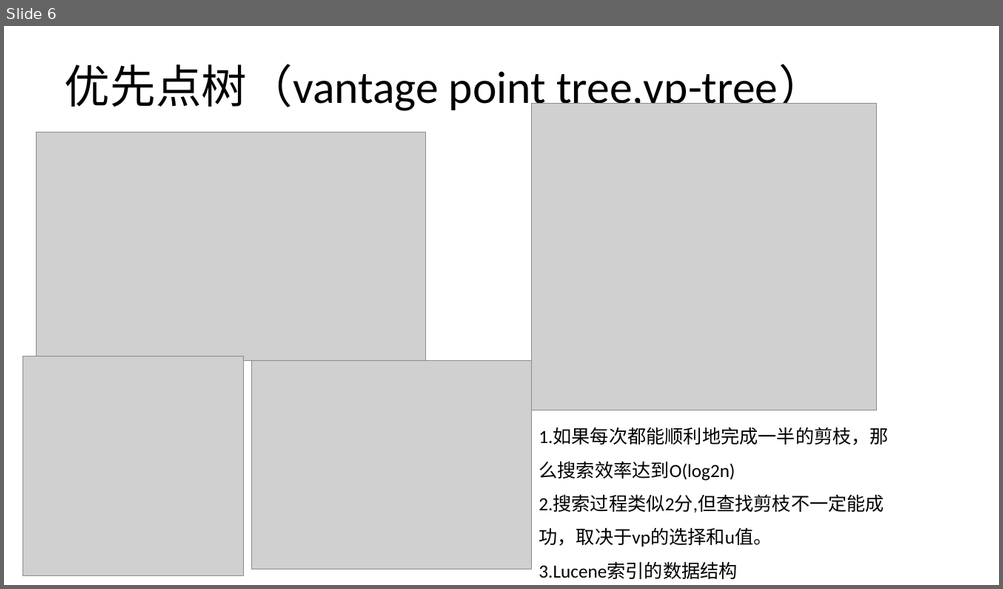
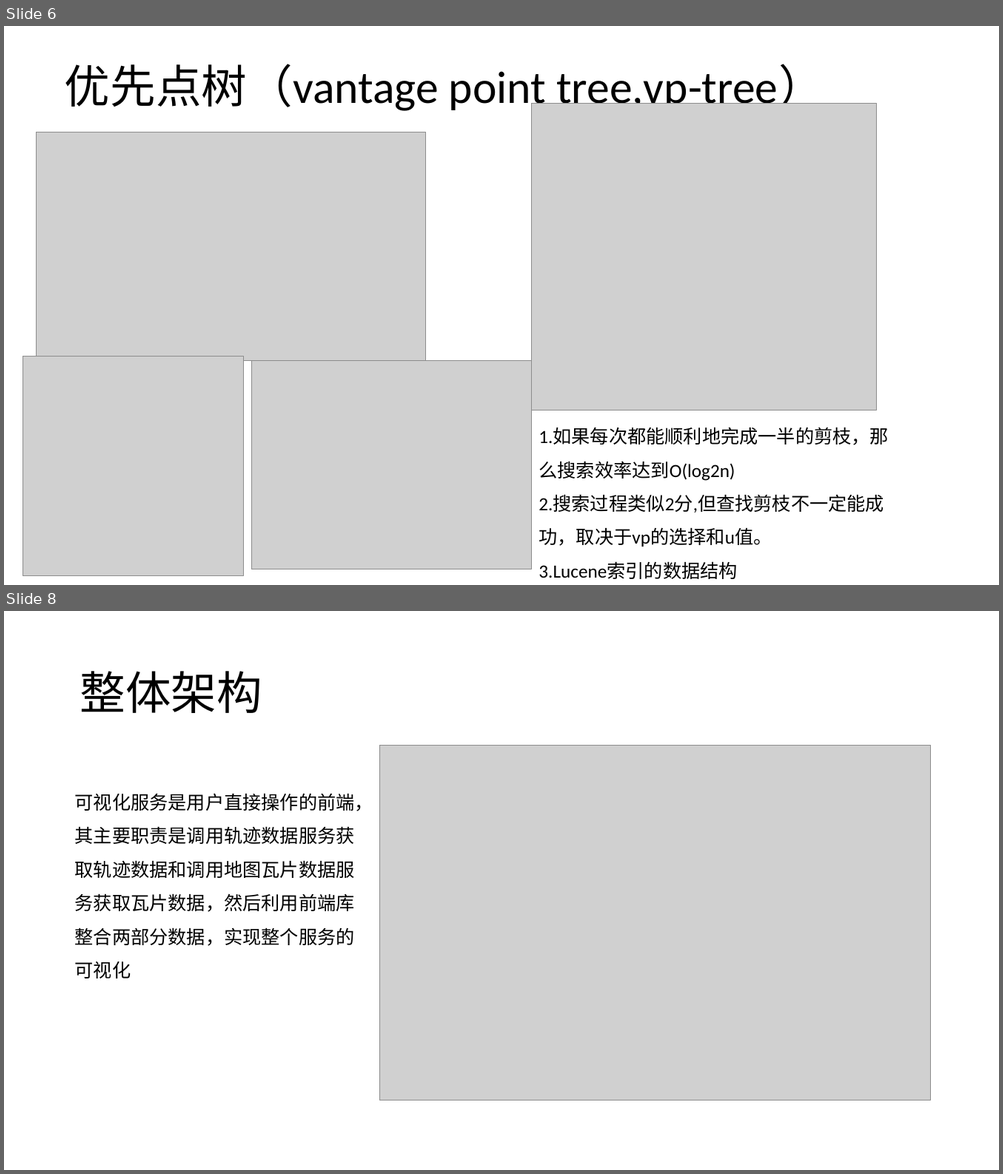
Before and after one commit to hc2013/graduate-article-latex, a slide deck: 地理轨迹相似性分析服务的设计和.pptx. Shown one above the other, each under a label of ours: slide 6 before the commit, slides 6 and 8 after it; the slides between them are not shown. The pictures are 1003x589 and 1003x1174 pixels, drawn with LibreOffice and Linux fonts; fonts in the diff are those of the drawing; grey boxes stand for pictures. Boxes give left, top, right and bottom in pixels: in the first picture for what was removed or moved away, otherwise in the second. Text is boxed around its words. In the diff, an @@ line names an element or a change of style, - is before the commit and + after.

```diff
--- a/地理轨迹相似性分析服务的设计和.pptx
+++ b/地理轨迹相似性分析服务的设计和.pptx
@@ slide 8 added at (x1=4, y1=611, x2=999, y2=1170), background #FFFFFF @@
@@ title added at (x1=79, y1=671, x2=262, y2=713), 44 pt, text #000000 @@
+整体架构
@@ picture added at (x1=380, y1=745, x2=930, y2=1100) @@
@@ text added at (x1=75, y1=793, x2=373, y2=979), 18 pt, text #000000 @@
+可视化服务是用户直接操作的前端，其主要职责是调用轨迹数据服务获取轨迹数据和调用地图瓦片数据服务获取瓦片数据，然后利用前端库整合两部分数据，实现整个服务的可视化
```
Also in this commit, not shown: 1 slide changed, 2 other slides added, 1 slide removed, 7 other files.
